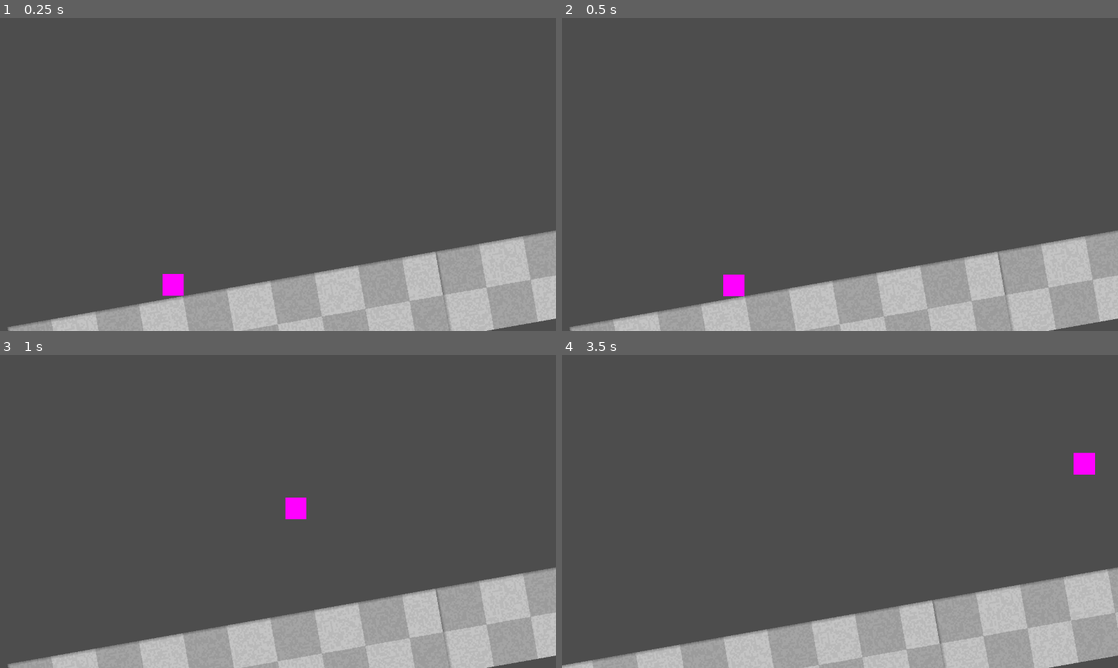
Above: before the commit, frames 1-4 (two rows, left to right).
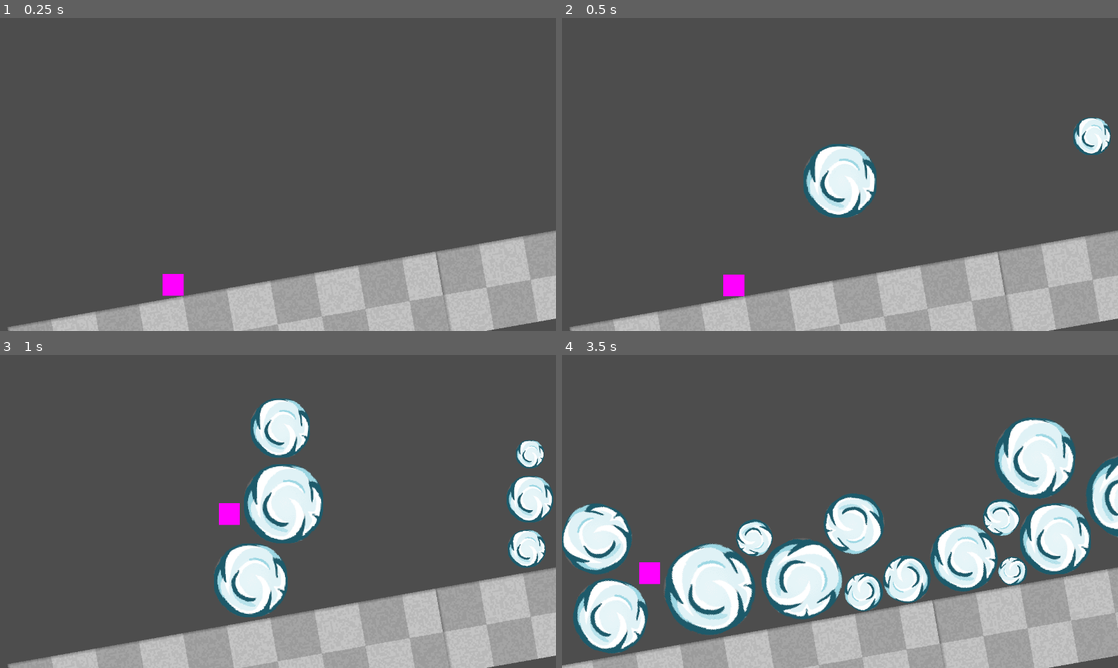
Above: after the commit, the same moments.

Repository: ashleyrevlett/avalanche
Game: Godot game, scene res://scene.tscn
Same seed, same stepped clock (60 frames per second), same inputs: the game is played once before the commit and once after it.
Inputs:
- Up to frame 1 (0.25 s): no input
- Up to frame 2 (0.5 s): no input
- Up to frame 3 (1 s): hold D (right) from 0.53 s (still down); tap Space (jump) at 0.77 s
- Up to frame 4 (3.5 s): release D (right) at 1.28 s; hold A (left) 1.28-2.03 s; tap Space (jump) at 1.52, 3.02 s; hold D (right) from 2.03 s (still down)

Frame 1 is identical in both runs. In frame 2, 3.2% of the frame differs, in the area x 43-99%, y 31-64%; in frame 3, 9.4%; in frame 4, 25%, in the area x 0-100%, y 20-96%.

Commit message:
Add spawner generation

Diff:
--- a/scene.tscn
+++ b/scene.tscn
@@ -1,12 +1,14 @@
-[gd_scene load_steps=11 format=3 uid="uid://1i0se866c1tg"]
+[gd_scene load_steps=13 format=3 uid="uid://1i0se866c1tg"]
 
 [ext_resource type="Script" path="res://scripts/game.gd" id="1_8h2uv"]
 [ext_resource type="Texture2D" uid="uid://dhd7xyrddhrll" path="res://assets/l0_bg_1.png" id="1_8vm77"]
 [ext_resource type="Script" path="res://scripts/character.gd" id="1_elf0q"]
 [ext_resource type="Texture2D" uid="uid://b0k4oy3v10kqa" path="res://assets/l1_bg_1.png" id="1_qo76c"]
 [ext_resource type="Script" path="res://scripts/camera.gd" id="3_s3w6k"]
+[ext_resource type="PackedScene" uid="uid://ckdduyp6itwn5" path="res://spawner.tscn" id="5_akxtr"]
 [ext_resource type="PackedScene" uid="uid://b8wcb1enfr6ee" path="res://ground.tscn" id="8_spv53"]
 [ext_resource type="Script" path="res://scripts/terrain.gd" id="8_tujsh"]
+[ext_resource type="Script" path="res://scripts/spawner_system.gd" id="8_w8tsw"]
 
 [sub_resource type="RectangleShape2D" id="RectangleShape2D_g0o5x"]
 size = Vector2(50, 50)
@@ -114,6 +116,10 @@
 theme_override_font_sizes/font_size = 32
 text = "Restart"
 
+[node name="SpawnerSystem" type="Node2D" parent="."]
+script = ExtResource("8_w8tsw")
+spawner_scene = ExtResource("5_akxtr")
+
 [connection signal="body_entered" from="Character/GroundDetector" to="Character" method="_on_ground_detector_body_entered"]
 [connection signal="screen_entered" from="Character/VisibleOnScreenNotifier2D" to="Character" method="_on_screen_entered"]
 [connection signal="screen_exited" from="Character/VisibleOnScreenNotifier2D" to="Character" method="_on_screen_exited"]
--- /dev/null
+++ b/scripts/spawner_system.gd
@@ -0,0 +1,35 @@
+extends Node2D
+
+@onready var camera: Camera2D = %Camera2D
+
+@export var spawner_scene: PackedScene
+
+var camera_size: Vector2
+var objects = []
+
+
+func _ready():
+	camera_size = get_viewport_rect().size # * camera.zoom
+	for x in range(1, 4):
+		_spawn()
+
+
+func _spawn():
+	var instance = spawner_scene.instantiate()
+	if (objects.size() == 0):
+		instance.position = Vector2(0, 0)
+	else:
+		var random_x = randi_range(camera_size.x/10, camera_size.x/2)
+		var new_pos = objects[-1].position + Vector2(random_x, -camera_size.y/7)
+		instance.position = new_pos
+	add_child(instance)
+	objects.append(instance)
+
+
+func _process(delta):
+	if (objects.size() > 0):
+		var first_pos = objects[0].global_position
+		var camera_rect = Rect2(camera.get_screen_center_position() - camera_size / 2, camera_size)
+		if (first_pos.x < camera_rect.position.x - 100):
+			objects.pop_front().queue_free()
+			_spawn()
--- a/scripts/terrain.gd
+++ b/scripts/terrain.gd
@@ -11,18 +11,15 @@
 
 var camera_size: Vector2
 
-# Called when the node enters the scene tree for the first time.
+
 func _ready():
 	camera_size = get_viewport_rect().size # * camera.zoom
 	rotation_degrees = angle
 	for x in range(1, 4):
 		_spawn_ground()
-	# get visible camera rect
-	# spawn series of ground objects in a line, starting from the bottom left corner of rect
 
 
 func _spawn_ground():
-	print("spawned ground!")
 	var instance = ground_scene.instantiate()
 	if (ground_objects.size() == 0):
 		instance.position = Vector2(-180, 370)
@@ -34,10 +31,8 @@
 		instance.position = new_pos
 	ground_objects.append(instance)
 	add_child(instance)
-	print("ground_objects:", ground_objects)
 
 
-# Called every frame. 'delta' is the elapsed time since the previous frame.
 func _process(delta):
 	# when the first ground goes offscreen, remove it and add a new one
 	# get global pos of instance, compare to camera rect
@@ -45,11 +40,6 @@
 		var first_pos = ground_objects[0].global_position
 		var camera_rect = Rect2(camera.get_screen_center_position() - camera_size / 2, camera_size)
 		if (first_pos.x + ground_width/2 < camera_rect.position.x - ground_width/2):
-			print("offscreen!")
 			var instance = ground_objects.pop_front()
 			instance.queue_free()
-			print("removed ground!")
 			_spawn_ground()
-
-	# when the camera comes within X of the end of the existing ground objects,
-	# spawn some more
--- a/spawner.tscn
+++ b/spawner.tscn
@@ -3,11 +3,9 @@
 [ext_resource type="Script" path="res://scripts/spawner.gd" id="1_naxwr"]
 
 [node name="Spawner" type="Node2D"]
-position = Vector2(622, 221)
 script = ExtResource("1_naxwr")
 
 [node name="Marker2D" type="Marker2D" parent="."]
-position = Vector2(-173, -96)
 
 [node name="EmitTimer" type="Timer" parent="."]
 wait_time = 0.3
